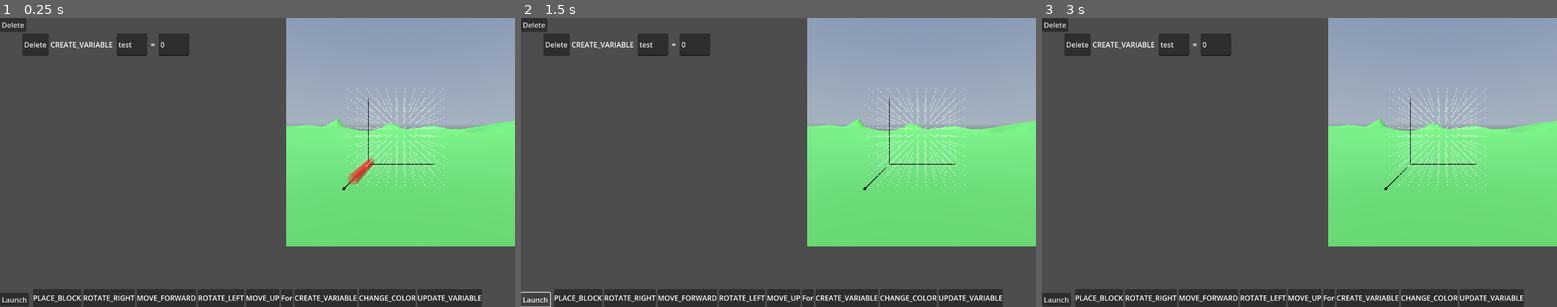
Above: before the commit, frames 1-3 (left to right).
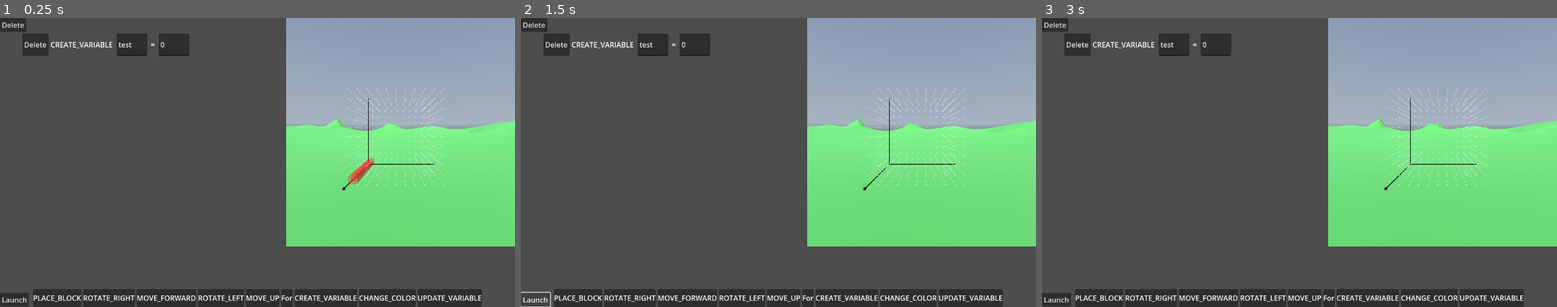
Above: after the commit, the same moments.

Repository: Crhonopost/Projet-jeu-serieux
Game: Godot game, scene res://scenes/level/current_level.tscn
Same seed, same stepped clock (60 frames per second), same inputs: the game is played once before the commit and once after it. This scene is started directly instead of the project's main scene. A sky picture missing from this copy of the repository is replaced by a grey-blue gradient.
Inputs (mouse positions are in pixels of both pictures, inside the frame that each line leads up to):
- Up to frame 1 (0.25 s): no input
- Up to frame 2 (1.5 s): click "Launch" at 0.5 s; click "Launch" at 1.25 s
- Up to frame 3 (3 s): click "Launch" at 2 s; tap Enter at 2.75 s; move the mouse to (1412, 148) at 2.77 s; click (1412, 148) at 2.92 s

The runs differ from the first frame. In frame 1, 0.4% of the frame differs, in the area x 69-85%, y 27-56%; in frame 2, 0.4%; in frame 3, 0.4%.

Commit message:
grid transparent au milieu

Diff:
--- a/ebucilper/scenes/grid/gridVisualization.gd
+++ b/ebucilper/scenes/grid/gridVisualization.gd
@@ -100,7 +100,7 @@
 		render_mode unshaded, cull_disabled, fog_disabled;
 
 		uniform vec4 tint : source_color = vec4(1.0);
-		uniform vec3  grid_center = vec3(5.0);
+		uniform vec3  grid_center = vec3(4.5);
 		uniform float max_dist    = 5.0;
 		uniform float alpha_min   = 0.0;
 		uniform float alpha_max   = 0.5;
@@ -109,13 +109,17 @@
 
 		void vertex() {
 			float d = distance(VERTEX, grid_center);
-			float t = 1.0 - clamp(d / max_dist, 0.0, 1.0);
-			v_alpha = mix(alpha_min, alpha_max, t);
+			float radius = max_dist * 0.9;
+			float fade   = max_dist * 0.4;
+
+			float a = smoothstep(radius, radius + fade, d);
+
+			v_alpha = mix(alpha_min, alpha_max, a);
 		}
 
 		void fragment() {
 		    ALBEDO = tint.rgb;
-		    ALPHA = alpha_max-v_alpha;
+		    ALPHA = v_alpha;
 		}
 	"""
 	var axis_mat: ShaderMaterial = ShaderMaterial.new()
